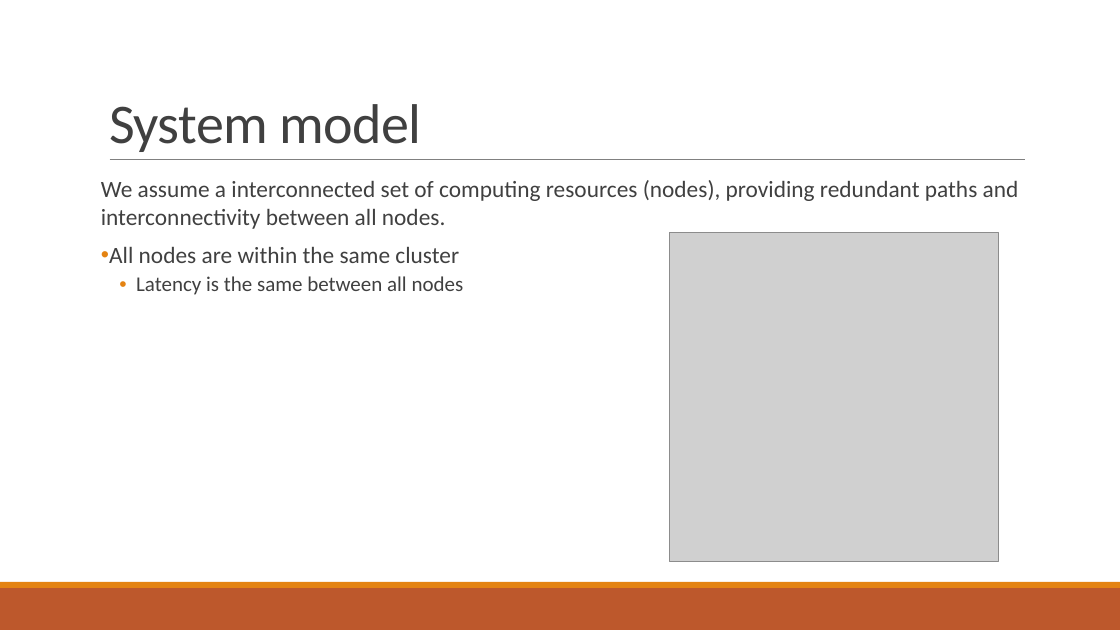
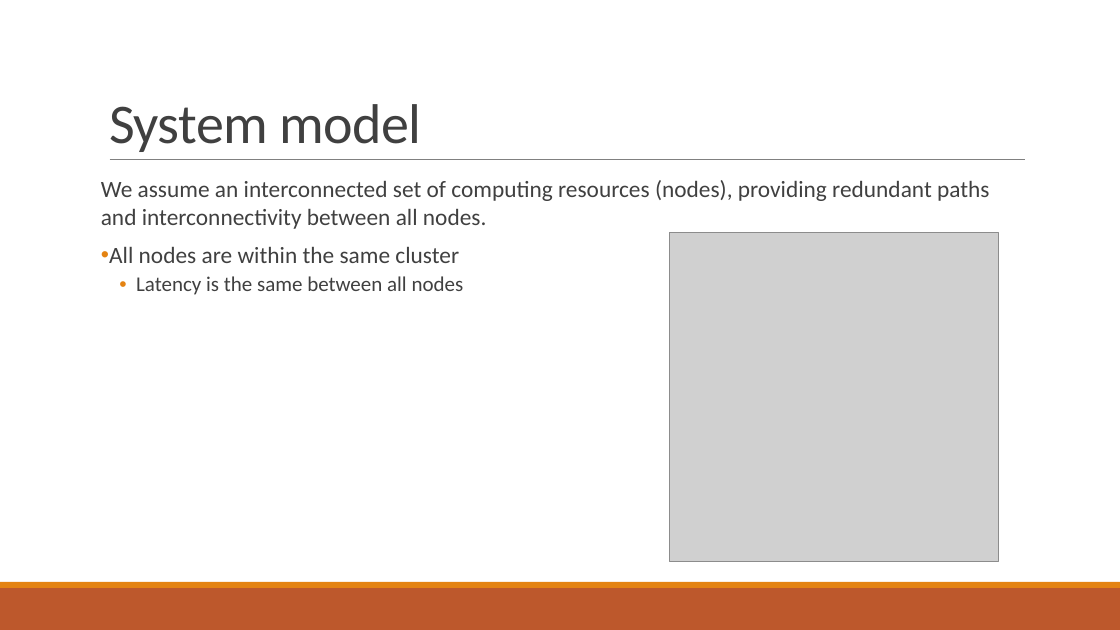
Before and after one commit to PStahl/master_thesis, a slide deck: slide 6 of presentation/presentation.pptx. Drawn at 1120x630 pixels with LibreOffice and Linux fonts; fonts in the diff are those of the drawing; grey boxes stand for pictures. Boxes give left, top, right and bottom in pixels: in the first picture for what was removed or moved away, otherwise in the second. Text is boxed around its words. In the diff, an @@ line names an element or a change of style, - is before the commit and + after.

```diff
--- a/presentation/presentation.pptx
+++ b/presentation/presentation.pptx
@@ text at (101, 180, 989, 229): text changed @@
-We assume a interconnected set of computing resources (nodes), providing redundant paths and interconnectivity between all nodes.
+We assume an interconnected set of computing resources (nodes), providing redundant paths and interconnectivity between all nodes.
```
Also in this commit, not shown: 1 other slide changed.
